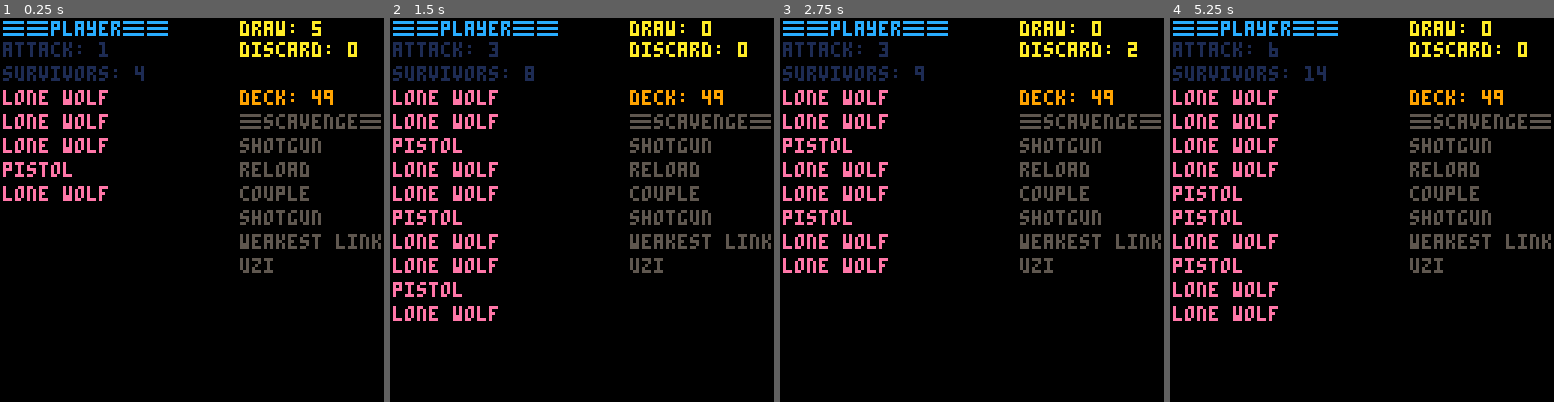
Above: before the commit, frames 1-4 (left to right).
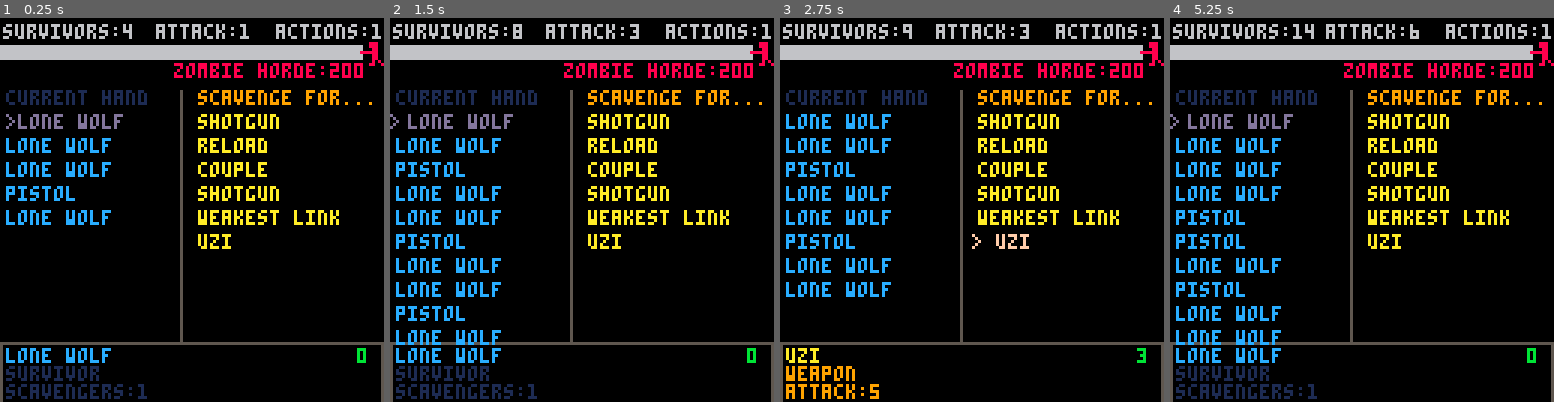
Above: after the commit, the same moments.

Repository: jeff-adams/pico8
Game: PICO-8 cartridge dev/zombie.p8
The game is run twice, just before and just after one commit, with the same random seed, the same clock (stepped at 60 frames per second) and the same inputs.
Inputs:
- Up to frame 1 (0.25 s): no input
- Up to frame 2 (1.5 s): tap X (X key) at 0.33, 1.07 s; tap O (Z key) at 0.7 s
- Up to frame 3 (2.75 s): hold Right 1.6-2.1 s; tap O (Z key) at 1.7, 2.1, 2.5 s; tap X (X key) at 1.85 s; hold Up 2.15-2.42 s; hold Right from 2.47 s (still down)
- Up to frame 4 (5.25 s): tap O (Z key) every 0.4 s from 2.9 to 4.9 s; tap X (X key) at 2.97, 4.08, 5.2 s; release Right at 3.03 s; hold Left 3.08-3.58 s; hold Down 3.63-3.97 s; hold Right 4.02-4.68 s; hold Up 4.73-5.03 s; hold Left from 5.08 s (still down)

The runs differ from the first frame. In frame 1, 21% of the frame differs, in the area x 0-100%, y 0-100%; in frame 2, 24%; in frame 3, 22%; in frame 4, 24%.

Commit message:
Add zombie UI and navigation

Diff:
--- a/dev/zombie.p8
+++ b/dev/zombie.p8
@@ -10,6 +10,7 @@
 end
 
 function _update()
+	sec=flr(time())
 	update_state()
 end
 
@@ -30,7 +31,11 @@
 	acts=0
 	surv=0
 	atk=0
-	can_scavenge=true
+	scvng=1
+	turns=20
+	horde=200
+	current={card={},sel=1,cards=hand}
+	sec=flr(time())
 end
 
 function create_draw()
@@ -161,6 +166,7 @@
 function init_player()
 	act=1
 	draw_cards(5)
+	current.card=hand[current.sel]
 end
 -->8
 --tools
@@ -233,16 +239,47 @@
 
 function scavenge_card(_card)
 	if surv >= _card.cost then
-		surv-= _card.cost
+		surv-=_card.cost
+		scvng-=1
 		add(discard,_card)
 		del(scavenge,_card)
-		can_scavange=false
-	end
+	end
+end
+
+function next_card()
+	card_selection(1)
+end
+
+function previous_card()
+	card_selection(-1)
+end
+
+function card_selection(_dir)
+	local _sel=current.sel
+	_sel=((_sel+_dir-1)%#current.cards)+1
+	current.card=current.cards[_sel]
+	current.sel=_sel
 end
 -->8
 --update
 
 function update_game()
+	if btnp(⬇️) then
+		next_card()
+	end
+	if btnp(⬆️) then
+		previous_card()
+	end
+	if btnp(➡️) and current.cards==hand then
+		current.cards=scavenge
+		current.sel=1
+		current.card=scavenge[1]
+	end
+	if btnp(⬅️) and current.cards==scavenge then
+		current.cards=hand
+		current.sel=1
+		current.card=hand[1]
+	end
 	if btnp(❎) then
 		draw_cards(5)
 	end
@@ -266,24 +303,91 @@
 
 function draw_game()
 	cls()
-	print("draw: "..#draw,80,1,10)
-	print("discard: "..#discard,80,8,10)
-	print("deck: "..#deck,80,24,9)
-	print("▤scavenge▤",80,32,5)
+	draw_outlines()
+	draw_stats()
+	draw_hand()
+	draw_scavenge()
+	draw_horde()
+	draw_card_desc()
+end
+
+function draw_outlines()
+	line(60,24,60,108,5)
+	rect(0,108,127,128,5)
+end
+
+function draw_stats()
+	print("survivors:"..surv,1,2,6)
+	print("attack:"..atk,52,2,6)
+	print("actions:"..act,92,2,6)
+	for i=20,1,-1 do
+		print("█",i*6-6,9,8)
+	end
+	for i=turns,1,-1 do
+		print("█",i*6-6,9,6)
+	end
+	spr(1,120,8)
+end
+
+function draw_hand()
+	print("current hand",2,24,1)
+	for i=1,#hand do
+		if current.cards==hand and i==current.sel then
+			if sec%2==0 then
+				print(">",2,i*8+24,13)
+			else
+				print(">",0,i*8+24,13)
+			end
+			print(hand[i].title,6,i*8+24,13)
+		else
+			print(hand[i].title,2,i*8+24,12)
+		end
+	end
+end
+
+function draw_scavenge()
+	print("scavenge for...",66,24,9)
 	for i=1,#scavenge do
-		print(scavenge[i].title,80,i*8+32,5)
-	end
-	print("▤▤player▤▤",1,1,12)
-	print("attack: "..atk,1,8,1)
-	print("survivors: "..surv,1,16,1)
-	for i=1,#hand do
-		print(hand[i].title,1,i*8+16,14)
-	end
+		if current.cards==scavenge and i==current.sel then
+			if sec%2==0 then
+				print(">",64,i*8+24,15)
+			else
+				print(">",66,i*8+24,15)
+			end
+			print(scavenge[i].title,72,i*8+24,15)
+		else
+			print(scavenge[i].title,66,i*8+24,10)
+		end
+	end
+end
+
+function draw_horde()
+	print("zombie horde:"..horde,58,15,8)
+end
+
+function draw_card_desc()
+	local _card=current.card
+	local _col1=current.cards==hand and 1 or 9
+	local _col2=current.cards==hand and 12 or 10
+	print(_card.title,2,110,_col2)
+	print(_card.ctype,2,116,_col1)
+	if _card.dmg != nil then
+		print("attack:".._card.dmg,2,122,_col1)
+	end
+	if _card.val != nil then
+		print("scavengers:".._card.val,2,122,_col1)
+	end
+	if _card.desc != nil then
+		print(_card.desc,2,122,_col1)
+	end
+	print(_card.cost,119,110,11)
 end
 __gfx__
-00000000000000000000000000000000000000000000000000000000000000000000000000000000000000000000000000000000000000000000000000000000
-00000000000000000000000000000000000000000000000000000000000000000000000000000000000000000000000000000000000000000000000000000000
-00700700000000000000000000000000000000000000000000000000000000000000000000000000000000000000000000000000000000000000000000000000
-00077000000000000000000000000000000000000000000000000000000000000000000000000000000000000000000000000000000000000000000000000000
-00077000000000000000000000000000000000000000000000000000000000000000000000000000000000000000000000000000000000000000000000000000
-00700700000000000000000000000000000000000000000000000000000000000000000000000000000000000000000000000000000000000000000000000000
+00000000000888000000000000000000000000000000000000000000000000000000000000000000000000000000000000000000000000000000000000000000
+00000000000888000000000000000000000000000000000000000000000000000000000000000000000000000000000000000000000000000000000000000000
+00700700000088000000000000000000000000000000000000000000000000000000000000000000000000000000000000000000000000000000000000000000
+00077000888888000000000000000000000000000000000000000000000000000000000000000000000000000000000000000000000000000000000000000000
+00077000000088000000000000000000000000000000000000000000000000000000000000000000000000000000000000000000000000000000000000000000
+00700700000088000000000000000000000000000000000000000000000000000000000000000000000000000000000000000000000000000000000000000000
+00000000000080800000000000000000000000000000000000000000000000000000000000000000000000000000000000000000000000000000000000000000
+00000000000880080000000000000000000000000000000000000000000000000000000000000000000000000000000000000000000000000000000000000000
